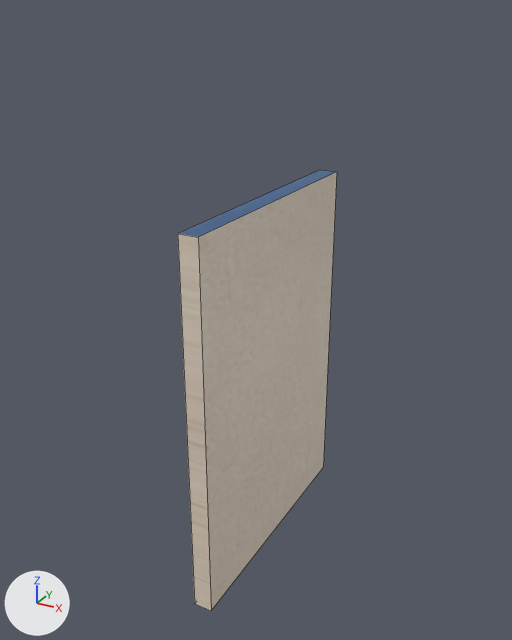
One commit to the FBX model Assets/Art/PANDANIN/ev parçaları/iç duvar yeni.fbx: the scene before it, then after it.
Camera for both pictures: a 50 mm camera at (1.16, -2.45, 1.82) aimed at (0.0, -0.33, 0.76). Lighting does not change. The marker at lower left points along +X, +Y and +Z. The older version comes first. Mesh edges are drawn as thin lines. Where no turn or scale is listed for an object, it has been applied to the vertices.
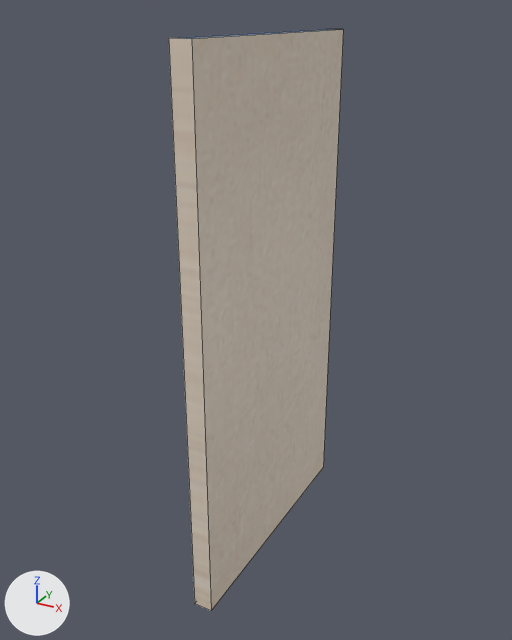
The newer file is also turned or shifted as a whole; pictures and numbers use the older file's frame.

The edits, one by one:
me_plane_094 is used by ob_plane_033; location (0.0, 0.0, 0.0).
me_plane_094 had 8 vertices, 6 faces and spanned x 0.0..0.072, y -0.813..0.199, z -0.201..1.219.
me_plane_094 now has 8 vertices, 6 faces and spans x 0.0..0.072, y -0.813..0.199, z -0.201..1.746.
Part 1, on me_plane_094:
Vertex 0 of me_plane_094 moves from (0.0, 0.199, 1.219) at pixel (320, 169) to (0.072, -0.813, 1.746) at pixel (191, 38).
Vertex 1 of me_plane_094 moves from (0.0, -0.813, 1.219) at pixel (177, 233) to (0.072, 0.199, 1.746) at pixel (343, 29).
Vertex 2 of me_plane_094 moves from (0.0, -0.813, -0.201) at pixel (194, 603) to (0.072, 0.199, -0.201) at pixel (323, 467).
Vertex 3 of me_plane_094 moves from (0.0, 0.199, -0.201) to (0.072, -0.813, -0.201) at pixel (211, 610).
Vertex 4 of me_plane_094 moves from (0.072, 0.199, 1.219) at pixel (336, 171) to (0.0, -0.813, 1.746) at pixel (168, 38).
Vertex 5 of me_plane_094 moves from (0.072, 0.199, -0.201) at pixel (323, 467) to (0.0, -0.813, -0.201) at pixel (194, 603).
Vertex 6 of me_plane_094 moves from (0.072, -0.813, 1.219) at pixel (198, 237) to (0.0, 0.199, 1.746) at pixel (325, 29).
Vertex 7 of me_plane_094 moves from (0.072, -0.813, -0.201) at pixel (211, 610) to (0.0, 0.199, -0.201).

Pixel boxes (x1, y1, x2, y2) of what changed, in the pictures (512 x 640 px):
'Plane.033', reshaped (9% wider, 32% taller): before (178, 170, 337, 611); after (169, 29, 343, 611)
